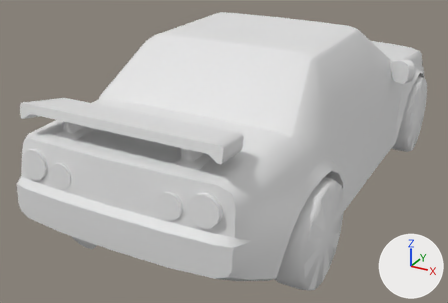
What one commit did to the glTF model frontend/public/assets/models/car.glb.
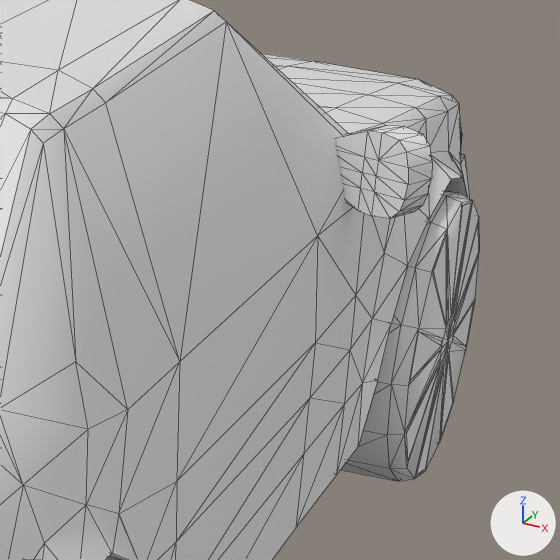
There are two pictures of each version: one whole from a 50 mm lens placed at (0.94, -2.23, 0.65), pointed at (-0.14, -0.28, -0.32), one close up on the part from 68% to 100% of the width and 9% to 57% of the height. Lighting does not change. The marker at lower right points along +X, +Y and +Z. The first two pictures are the older version. The close-ups show mesh edges as thin lines. Vertices at exactly the same position are counted once.

The first close-up shows 'combi'.
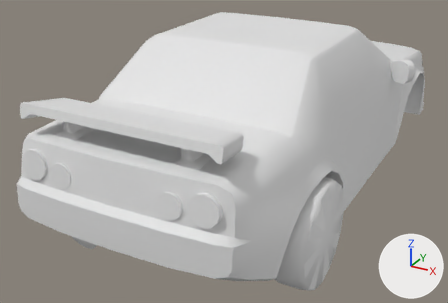
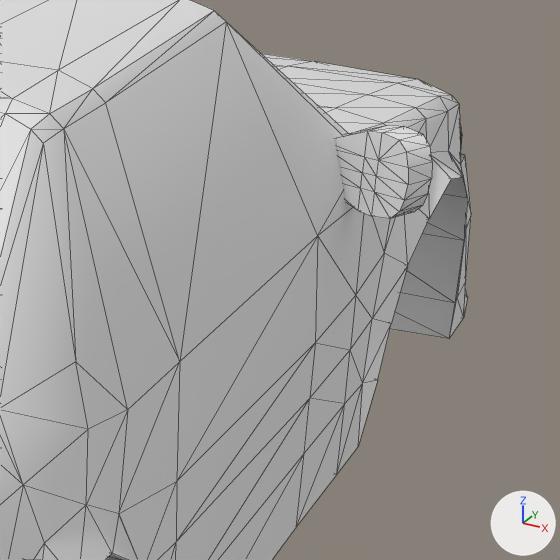
Location of each change, [x1, y1, x2, y2] in pixels of the close-ups (560 x 560 px):
'combi', reshaped: before [0, 0, 479, 560]; after [0, 0, 471, 560]
part 1 of me_cube_005, deleted: before [341, 191, 479, 481]

Edits to the bpy script that builds the scene:
```text
Change me_cube_005:
    used by ob_combi; location = (0.0, 0.0, 0.0)
    remove me_cube_005.from_pydata(...)  # 1249 vertices, 2340 faces; spans x -0.46..0.48, y -1.16..0.92, z -0.48..0.18
    add me_cube_005.from_pydata(...)  # 1021 vertices, 1892 faces; spans x -0.46..0.48, y -1.16..0.92, z -0.48..0.18
    me_cube_005 part 1: the loose piece of 114 vertices spanning x 0.33..0.44, y 0.29..0.63, z -0.48..-0.14 is deleted
    other edits to the shape of me_cube_005 do not show in these pictures
```
